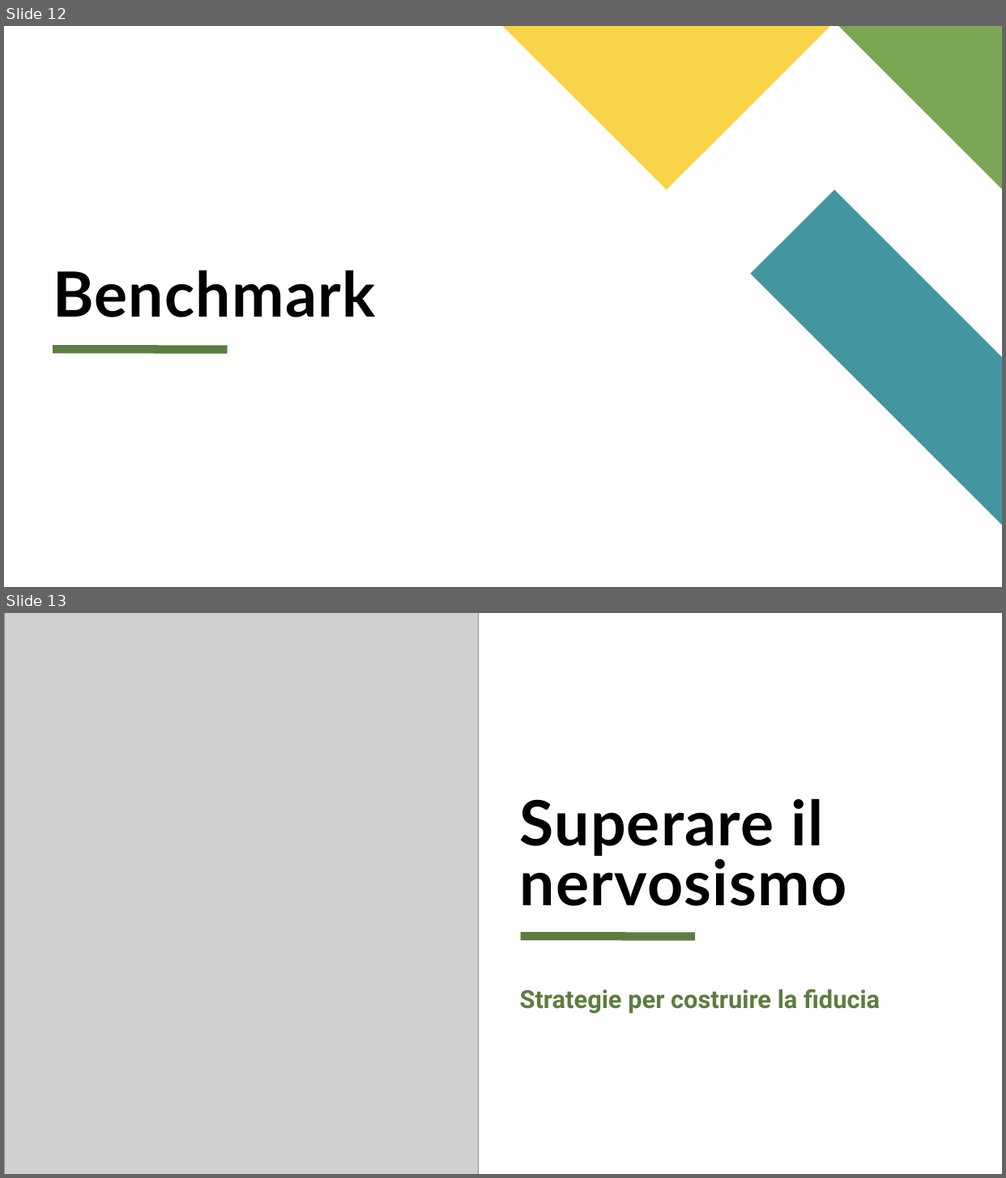
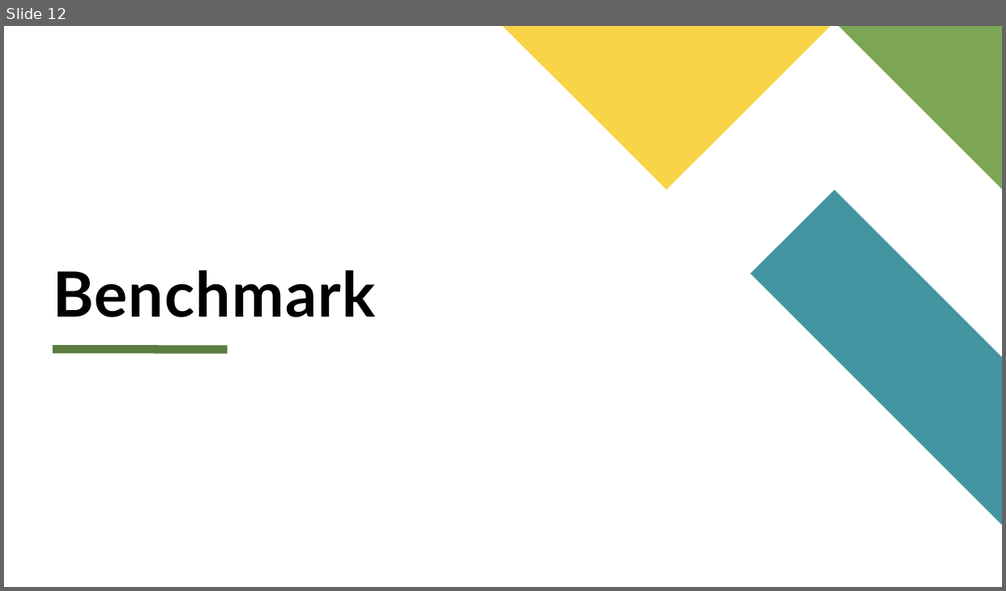
Before and after one commit to dennyciccia/full-text-search-engine, a slide deck: presentazione/Presentazione search engine.pptx. Shown one above the other, each under a label of ours: slides 12 and 13 before the commit, slide 12 after it. The pictures are 1006x1178 and 1006x591 pixels, drawn with LibreOffice and Linux fonts; fonts in the diff are those of the drawing; grey boxes stand for pictures. Boxes give left, top, right and bottom in pixels: in the first picture for what was removed or moved away, otherwise in the second. Text is boxed around its words. In the diff, an @@ line names an element or a change of style, - is before the commit and + after.

```diff
--- a/presentazione/Presentazione search engine.pptx
+++ b/presentazione/Presentazione search engine.pptx
@@ slide 13 removed at bbox=[4, 613, 1002, 1174], background #FFFFFF @@
@@ picture removed at bbox=[4, 613, 478, 1174] @@
@@ title removed at bbox=[520, 798, 847, 906] @@
-Superare il nervosismo
@@ line removed from (521, 936) to (695, 936) @@
@@ text removed at bbox=[520, 989, 880, 1014] @@
-Strategie per costruire la fiducia
```
Also in this commit, not shown: 8 slides changed, 3 slides added, 9 other slides removed.
